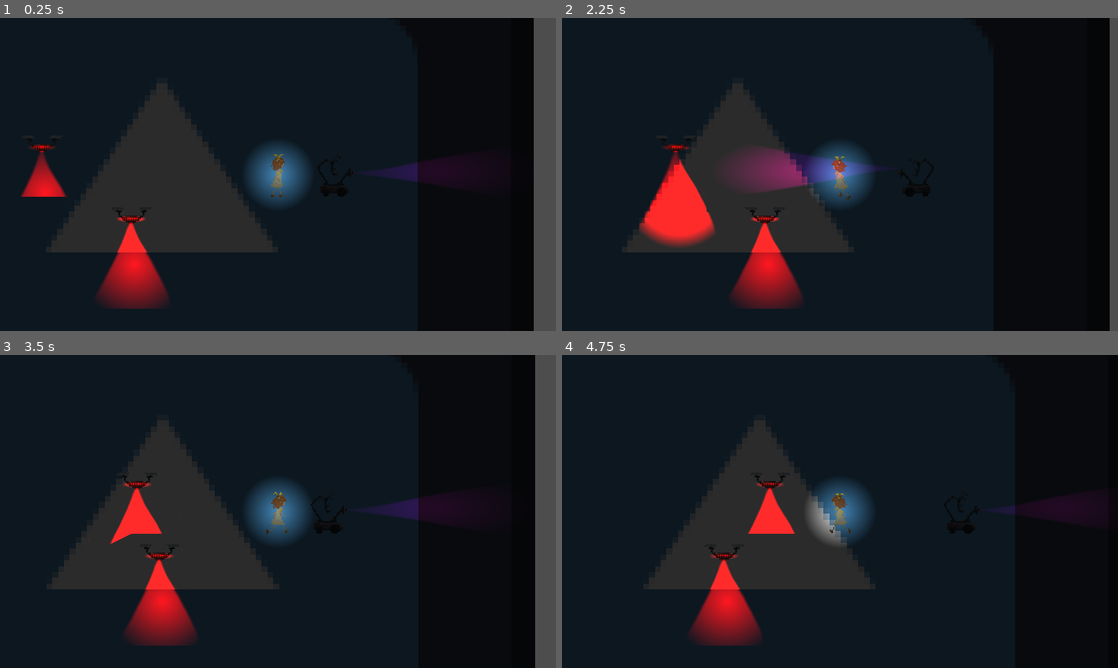
Above: before the commit, frames 1-4 (two rows, left to right).
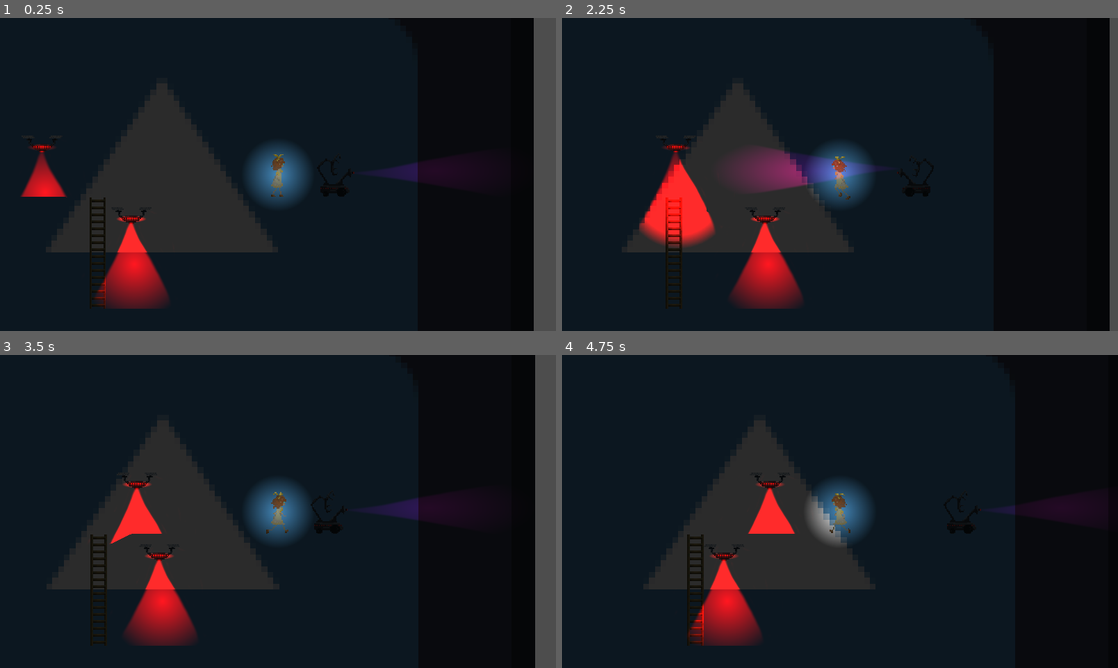
Above: after the commit, the same moments.

Repository: Punniz/Mistrust
Game: Godot game, scene res://world.tscn
Two runs of this game, one before a commit and one after it. Both use one fixed random seed, a clock stepped at 60 frames per second and the inputs below. The engine's default icon, where the game draws it, is replaced by a stand-in: a white triangle on a blue panel in a dark square.
Inputs:
- Up to frame 1 (0.25 s): no input
- Up to frame 2 (2.25 s): tap Enter at 0.5 s; hold Space (interact) 0.53-1.28 s; hold D (move_right) 0.53-2.03 s; tap W (move_up) at 0.77, 1.52 s; tap Space (interact) at 1.35 s; hold A (move_left) from 2.03 s (still down); hold Space (interact) from 2.03 s (still down)
- Up to frame 3 (3.5 s): release A (move_left) at 2.78 s; release Space (interact) at 2.78 s; hold D (move_right) from 2.78 s (still down); tap Space (interact) at 2.85 s; tap W (move_up) at 3.02 s
- Up to frame 4 (4.75 s): hold Space (interact) 3.53-4.28 s; tap W (move_up) at 3.77, 4.52 s; release D (move_right) at 4.28 s; hold A (move_left) from 4.28 s (still down); tap Space (interact) at 4.35 s

The runs differ from the first frame. In frame 1, 0.5% of the frame differs, in the area x 16-19%, y 57-93%; in frame 2, 0.5%; in frame 3, 0.5%; in frame 4, 0.5%, in the area x 22-26%, y 57-93%.

Commit message:
Added assets files. Added the ladder to the game.

Diff:
--- a/world.tscn
+++ b/world.tscn
@@ -1,8 +1,9 @@
-[gd_scene load_steps=21 format=3 uid="uid://b5s1myf1gwty8"]
+[gd_scene load_steps=22 format=3 uid="uid://b5s1myf1gwty8"]
 
 [ext_resource type="PackedScene" uid="uid://bfu2peuf5fcxb" path="res://scenes/player.tscn" id="1_lr41f"]
 [ext_resource type="Texture2D" uid="uid://cjafqd3bsqiah" path="res://miscellaneous/icon.svg" id="1_sp1jv"]
 [ext_resource type="PackedScene" uid="uid://2en76f76byyg" path="res://scenes/climbable.tscn" id="2_5y4qr"]
+[ext_resource type="Texture2D" uid="uid://cqnl825my2gq7" path="res://assets/environment/ladder_tall.png" id="2_junlc"]
 [ext_resource type="PackedScene" uid="uid://bcdm5gabpcat0" path="res://scenes/enemies/drone.tscn" id="5_0vjn5"]
 [ext_resource type="PackedScene" uid="uid://c727h0gut6sfm" path="res://scenes/enemies/ground_scout.tscn" id="6_a4241"]
 [ext_resource type="AudioStream" uid="uid://c1udxmfm4t06d" path="res://assets/audio/forest_ambience.ogg" id="6_jttl5"]
@@ -72,53 +73,67 @@
 scale = Vector2(20.0781, 20.0781)
 texture = ExtResource("1_sp1jv")
 
-[node name="Floor" type="StaticBody2D" parent="."]
+[node name="Ladders" type="Node2D" parent="."]
+
+[node name="Ladder1" type="Node2D" parent="Ladders"]
+
+[node name="Ladder" type="Sprite2D" parent="Ladders/Ladder1"]
+position = Vector2(291, 575)
+texture = ExtResource("2_junlc")
+
+[node name="Ladder2" type="Sprite2D" parent="Ladders/Ladder1"]
+position = Vector2(291, 383)
+texture = ExtResource("2_junlc")
+
+[node name="Floors" type="Node2D" parent="."]
+
+[node name="Floor" type="StaticBody2D" parent="Floors"]
 position = Vector2(0, 711)
 collision_mask = 0
 
-[node name="CollisionShape2D" type="CollisionShape2D" parent="Floor"]
+[node name="CollisionShape2D" type="CollisionShape2D" parent="Floors/Floor"]
 position = Vector2(645, -17)
 shape = SubResource("RectangleShape2D_75es3")
 
-[node name="LightOccluder2D" type="LightOccluder2D" parent="Floor"]
+[node name="LightOccluder2D" type="LightOccluder2D" parent="Floors/Floor"]
 occluder = SubResource("OccluderPolygon2D_nmv5l")
 
-[node name="Floor2" type="StaticBody2D" parent="."]
+[node name="Floor2" type="StaticBody2D" parent="Floors"]
 position = Vector2(0, 324)
 collision_mask = 0
 
-[node name="CollisionShape2D" type="CollisionShape2D" parent="Floor2"]
+[node name="CollisionShape2D" type="CollisionShape2D" parent="Floors/Floor2"]
 position = Vector2(92, -15)
 shape = SubResource("RectangleShape2D_q47e8")
 
-[node name="CollisionShape2D2" type="CollisionShape2D" parent="Floor2"]
+[node name="CollisionShape2D2" type="CollisionShape2D" parent="Floors/Floor2"]
 position = Vector2(841, -15)
 shape = SubResource("RectangleShape2D_orwc2")
 
-[node name="CollisionShape2D3" type="CollisionShape2D" parent="Floor2"]
+[node name="CollisionShape2D3" type="CollisionShape2D" parent="Floors/Floor2"]
 position = Vector2(-10, -130)
 shape = SubResource("RectangleShape2D_yqxcf")
 
-[node name="CollisionShape2D4" type="CollisionShape2D" parent="Floor2"]
+[node name="CollisionShape2D4" type="CollisionShape2D" parent="Floors/Floor2"]
 position = Vector2(1292, -130)
 shape = SubResource("RectangleShape2D_yqxcf")
 
-[node name="TESTCollisionShape2D5TEST" type="CollisionShape2D" parent="Floor2"]
+[node name="TESTCollisionShape2D5TEST" type="CollisionShape2D" parent="Floors/Floor2"]
 position = Vector2(962, -130)
 shape = SubResource("RectangleShape2D_yqxcf")
 debug_color = Color(0.223529, 0.839216, 0, 0.419608)
 
-[node name="LightOccluder2D" type="LightOccluder2D" parent="Floor2"]
+[node name="LightOccluder2D" type="LightOccluder2D" parent="Floors/Floor2"]
 occluder = SubResource("OccluderPolygon2D_dilwe")
 
-[node name="LightOccluder2D2" type="LightOccluder2D" parent="Floor2"]
+[node name="LightOccluder2D2" type="LightOccluder2D" parent="Floors/Floor2"]
 occluder = SubResource("OccluderPolygon2D_f1rj8")
 
-[node name="LightOccluder2D3" type="LightOccluder2D" parent="Floor2"]
+[node name="LightOccluder2D3" type="LightOccluder2D" parent="Floors/Floor2"]
 position = Vector2(400, 0)
 occluder = SubResource("OccluderPolygon2D_4lxdi")
 
-[node name="LightOccluder2D4" type="LightOccluder2D" parent="Floor2"]
+[node name="LightOccluder2D4" type="LightOccluder2D" parent="Floors/Floor2"]
 position = Vector2(1302, 0)
 occluder = SubResource("OccluderPolygon2D_dilwe")
 
Binary file added: assets/environment/ladder_tall.png
Not shown, added: assets/environment/ladder_tall.png.import
Binary file added: assets/environment/metal_wall.png
Not shown, added: assets/environment/metal_wall.png.import
Binary file added: assets/environment/metal_wall_medium.png
Not shown, added: assets/environment/metal_wall_medium.png.import
Binary file added: assets/environment/metal_wall_torn.png
Not shown, added: assets/environment/metal_wall_torn.png.import
Binary file added: assets/environment/wood_floor.png
Not shown, added: assets/environment/wood_floor.png.import
Binary file added: assets/environment/wood_floor_small.png
Not shown, added: assets/environment/wood_floor_small.png.import
(and 6 more such lines)
